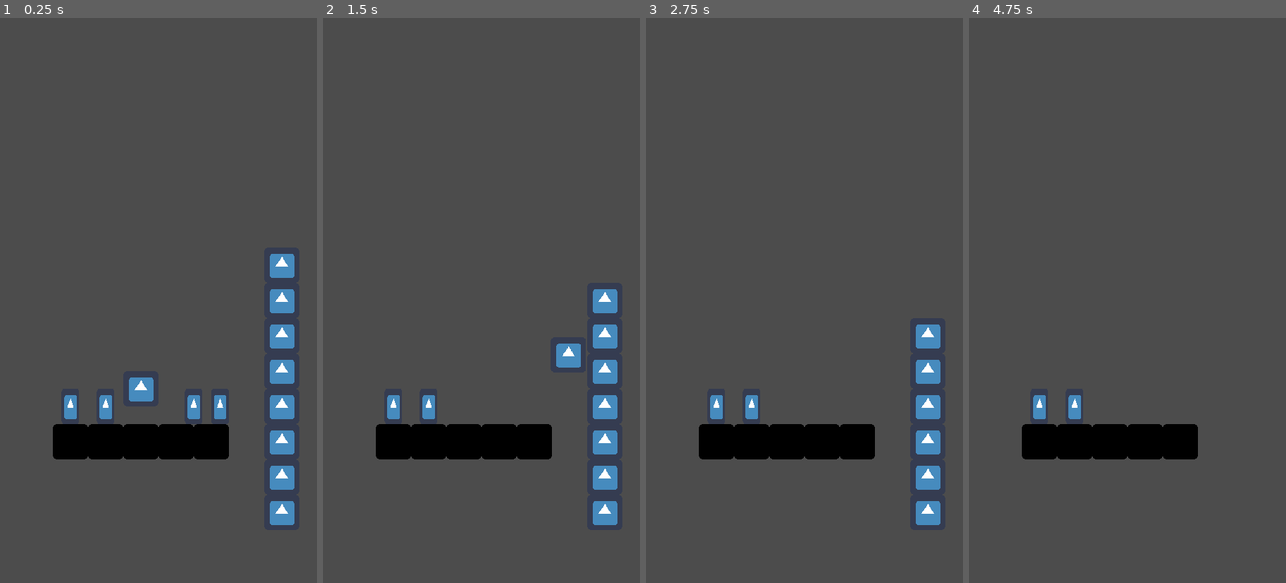
Above: before the commit, frames 1-4 (left to right).
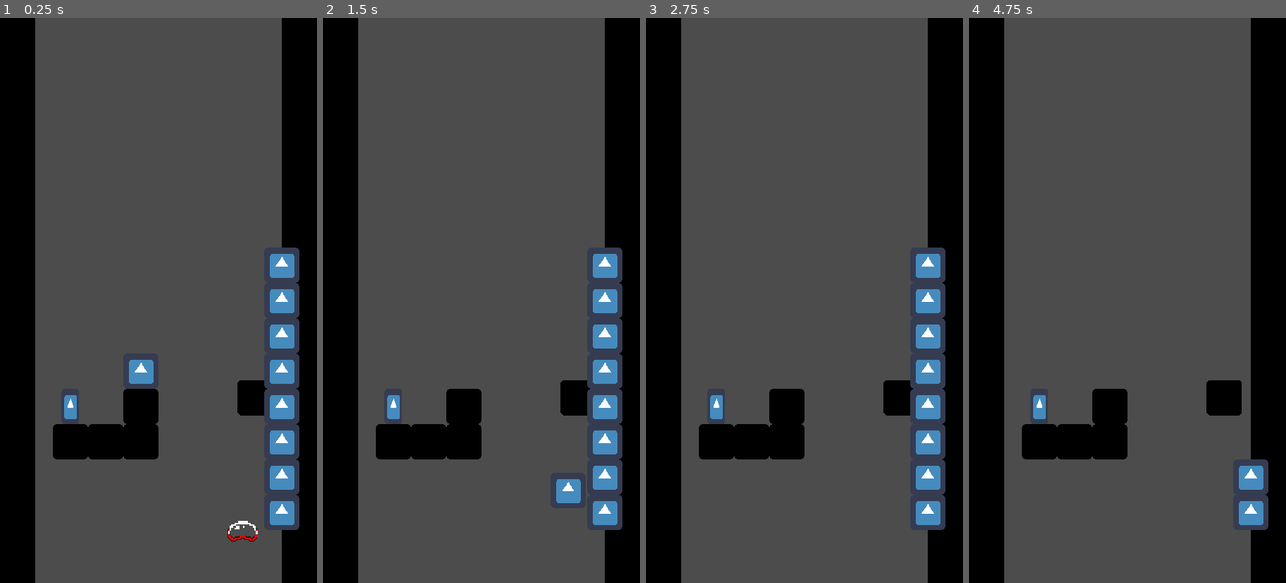
Above: after the commit, the same moments.

Repository: Jev-git/Godot-Downwell-Clone
Game: Godot game, scene res://Scenes/Well.tscn
Same seed, same stepped clock (60 frames per second), same inputs: the game is played once before the commit and once after it. The engine's default icon, where the game draws it, is replaced by a stand-in: a white triangle on a blue panel in a dark square.
Inputs:
- Up to frame 1 (0.25 s): no input
- Up to frame 2 (1.5 s): tap Enter (ui_accept) at 0.5, 0.77 s; hold Right (ui_right) from 0.53 s (still down)
- Up to frame 3 (2.75 s): tap Enter (ui_accept) at 1.52 s; release Right (ui_right) at 2.03 s; hold Left (ui_left) from 2.03 s (still down)
- Up to frame 4 (4.75 s): tap Enter (ui_accept) at 2.75, 3.02, 3.5, 3.77, 4.25, 4.52 s; release Left (ui_left) at 2.78 s; hold Right (ui_right) 2.78-4.28 s; hold Left (ui_left) from 4.28 s (still down)

The runs differ from the first frame. In frame 1, 23% of the frame differs, in the area x 0-100%, y 0-100%; in frame 2, 23%; in frame 3, 23%; in frame 4, 25%.

Commit message:
+ Add bubble enemy

Diff:
--- /dev/null
+++ b/Scenes/Enemies/BadBubble.tscn
@@ -0,0 +1,41 @@
+[gd_scene load_steps=6 format=2]
+
+[ext_resource path="res://Assets/Enemies/BadBubble.png" type="Texture" id=1]
+[ext_resource path="res://Scripts/Enemies/BadBubble.gd" type="Script" id=2]
+
+[sub_resource type="RectangleShape2D" id=1]
+extents = Vector2( 24, 16 )
+
+[sub_resource type="RectangleShape2D" id=2]
+extents = Vector2( 24, 24 )
+
+[sub_resource type="RectangleShape2D" id=3]
+extents = Vector2( 32, 16 )
+
+[node name="BadBubble" type="KinematicBody2D"]
+collision_layer = 8
+collision_mask = 7
+script = ExtResource( 2 )
+
+[node name="Sprite" type="Sprite" parent="."]
+texture = ExtResource( 1 )
+
+[node name="CollisionShape2D" type="CollisionShape2D" parent="."]
+visible = false
+shape = SubResource( 1 )
+
+[node name="HitBox" type="Area2D" parent="."]
+visible = false
+collision_layer = 8
+collision_mask = 5
+
+[node name="CollisionShape2D" type="CollisionShape2D" parent="HitBox"]
+shape = SubResource( 2 )
+one_way_collision = true
+
+[node name="HurtBox" type="Area2D" parent="."]
+visible = false
+collision_layer = 8
+
+[node name="CollisionShape2D" type="CollisionShape2D" parent="HurtBox"]
+shape = SubResource( 3 )
--- a/Scenes/Well.tscn
+++ b/Scenes/Well.tscn
@@ -6,6 +6,7 @@
 [ext_resource path="res://Scripts/BulletCount.gd" type="Script" id=4]
 [ext_resource path="res://Scenes/BulletCountSingle.tscn" type="PackedScene" id=5]
 [ext_resource path="res://Scripts/Prop.gd" type="Script" id=6]
+[ext_resource path="res://Scenes/Enemies/BadBubble.tscn" type="PackedScene" id=7]
 
 [sub_resource type="RectangleShape2D" id=1]
 extents = Vector2( 32, 32 )
@@ -17,6 +18,42 @@
 extents = Vector2( 32, 32 )
 
 [node name="Well" type="Node2D"]
+
+[node name="SideWalls" type="Node2D" parent="."]
+
+[node name="Wall" type="StaticBody2D" parent="SideWalls"]
+position = Vector2( 32, 512 )
+scale = Vector2( 1, 20 )
+collision_layer = 2
+collision_mask = 13
+__meta__ = {
+"_edit_group_": true
+}
+
+[node name="Sprite" type="Sprite" parent="SideWalls/Wall"]
+modulate = Color( 0, 0, 0, 1 )
+texture = ExtResource( 1 )
+
+[node name="CollisionShape2D" type="CollisionShape2D" parent="SideWalls/Wall"]
+visible = false
+shape = SubResource( 1 )
+
+[node name="Wall2" type="StaticBody2D" parent="SideWalls"]
+position = Vector2( 544, 512 )
+scale = Vector2( 1, 20 )
+collision_layer = 2
+collision_mask = 13
+__meta__ = {
+"_edit_group_": true
+}
+
+[node name="Sprite" type="Sprite" parent="SideWalls/Wall2"]
+modulate = Color( 0, 0, 0, 1 )
+texture = ExtResource( 1 )
+
+[node name="CollisionShape2D" type="CollisionShape2D" parent="SideWalls/Wall2"]
+visible = false
+shape = SubResource( 1 )
 
 [node name="Walls" type="Node2D" parent="."]
 
@@ -69,7 +106,7 @@
 shape = SubResource( 1 )
 
 [node name="Wall4" type="StaticBody2D" parent="Walls"]
-position = Vector2( 320, 768 )
+position = Vector2( 256, 704 )
 collision_layer = 2
 collision_mask = 13
 __meta__ = {
@@ -85,7 +122,7 @@
 shape = SubResource( 1 )
 
 [node name="Wall5" type="StaticBody2D" parent="Walls"]
-position = Vector2( 384, 768 )
+position = Vector2( 464, 688 )
 collision_layer = 2
 collision_mask = 13
 __meta__ = {
@@ -100,7 +137,9 @@
 visible = false
 shape = SubResource( 1 )
 
-[node name="Player" type="KinematicBody2D" parent="."]
+[node name="Player" type="KinematicBody2D" parent="." groups=[
+"Player",
+]]
 position = Vector2( 256, 512 )
 collision_mask = 10
 script = ExtResource( 2 )
@@ -138,41 +177,5 @@
 shape = SubResource( 3 )
 one_way_collision = true
 
-[node name="Prop2" type="Area2D" parent="."]
-position = Vector2( 192, 704 )
-scale = Vector2( 0.5, 1 )
-collision_layer = 2
-script = ExtResource( 6 )
-
-[node name="Sprite" type="Sprite" parent="Prop2"]
-texture = ExtResource( 1 )
-
-[node name="CollisionShape2D" type="CollisionShape2D" parent="Prop2"]
-shape = SubResource( 3 )
-one_way_collision = true
-
-[node name="Prop3" type="Area2D" parent="."]
-position = Vector2( 352, 704 )
-scale = Vector2( 0.5, 1 )
-collision_layer = 2
-script = ExtResource( 6 )
-
-[node name="Sprite" type="Sprite" parent="Prop3"]
-texture = ExtResource( 1 )
-
-[node name="CollisionShape2D" type="CollisionShape2D" parent="Prop3"]
-shape = SubResource( 3 )
-one_way_collision = true
-
-[node name="Prop4" type="Area2D" parent="."]
-position = Vector2( 400, 704 )
-scale = Vector2( 0.5, 1 )
-collision_layer = 2
-script = ExtResource( 6 )
-
-[node name="Sprite" type="Sprite" parent="Prop4"]
-texture = ExtResource( 1 )
-
-[node name="CollisionShape2D" type="CollisionShape2D" parent="Prop4"]
-shape = SubResource( 3 )
-one_way_collision = true
+[node name="BadBubble" parent="." instance=ExtResource( 7 )]
+position = Vector2( 448, 944 )
--- a/Scripts/Bullet.gd
+++ b/Scripts/Bullet.gd
@@ -2,6 +2,9 @@
 class_name Bullet
 
 export var m_fSpeed: float = 1000
+
+func get_class():
+	return "Bullet"
 
 func _ready():
 	connect("body_entered", self, "_on_body_entered")
--- /dev/null
+++ b/Scripts/Enemies/BadBubble.gd
@@ -0,0 +1,34 @@
+extends KinematicBody2D
+class_name BadBubble
+
+export var m_iHP: int = 3
+export var m_fMoveSpeed: float = 60
+
+onready var m_nPlayer: Player = get_tree().get_nodes_in_group("Player")[0]
+onready var m_nHitBox: Area2D = $HitBox
+onready var m_nHurtBox: Area2D = $HurtBox
+
+func _ready():
+	m_nHitBox.connect("body_entered", self, "_on_body_entered")
+	m_nHitBox.connect("area_entered", self, "_on_area_entered")
+	m_nHurtBox.connect("body_entered", self, "_damage_player")
+
+func _physics_process(delta):
+	move_and_slide((m_nPlayer.position - position).normalized() * m_fMoveSpeed)
+
+func _on_body_entered(_nOtherBody: Node2D):
+	if _nOtherBody.get_class() == "Player":
+		_nOtherBody.bounce()
+		queue_free()
+
+func _on_area_entered(_nOtherArea: Area2D):
+	if _nOtherArea.get_class() == "Bullet":
+		_take_damage(1)
+
+func _damage_player(_nPlayer: Node2D):
+	pass
+
+func _take_damage(_iDamage: int):
+	m_iHP -= _iDamage
+	if m_iHP <= 0:
+		queue_free()
--- a/Scripts/Player.gd
+++ b/Scripts/Player.gd
@@ -21,6 +21,9 @@
 
 signal shoot
 signal landed
+
+func get_class():
+	return "Player"
 
 func _ready():
 	m_nGunBootTimer.connect("timeout", self, "_set_gun_boot_off_cooldown")
--- a/project.godot
+++ b/project.godot
@@ -9,6 +9,11 @@
 config_version=4
 
 _global_script_classes=[ {
+"base": "KinematicBody2D",
+"class": "BadBubble",
+"language": "GDScript",
+"path": "res://Scripts/Enemies/BadBubble.gd"
+}, {
 "base": "Area2D",
 "class": "Bullet",
 "language": "GDScript",
@@ -30,6 +35,7 @@
 "path": "res://Scripts/Prop.gd"
 } ]
 _global_script_class_icons={
+"BadBubble": "",
 "Bullet": "",
 "BulletCount": "",
 "Player": "",
Binary file added: Assets/Enemies/BadBubble.png
Not shown, added: Assets/Enemies/BadBubble.png.import
Not shown: 1 places in Scenes/Well.tscn that only renumber resources
Not shown, changed: readme.md
